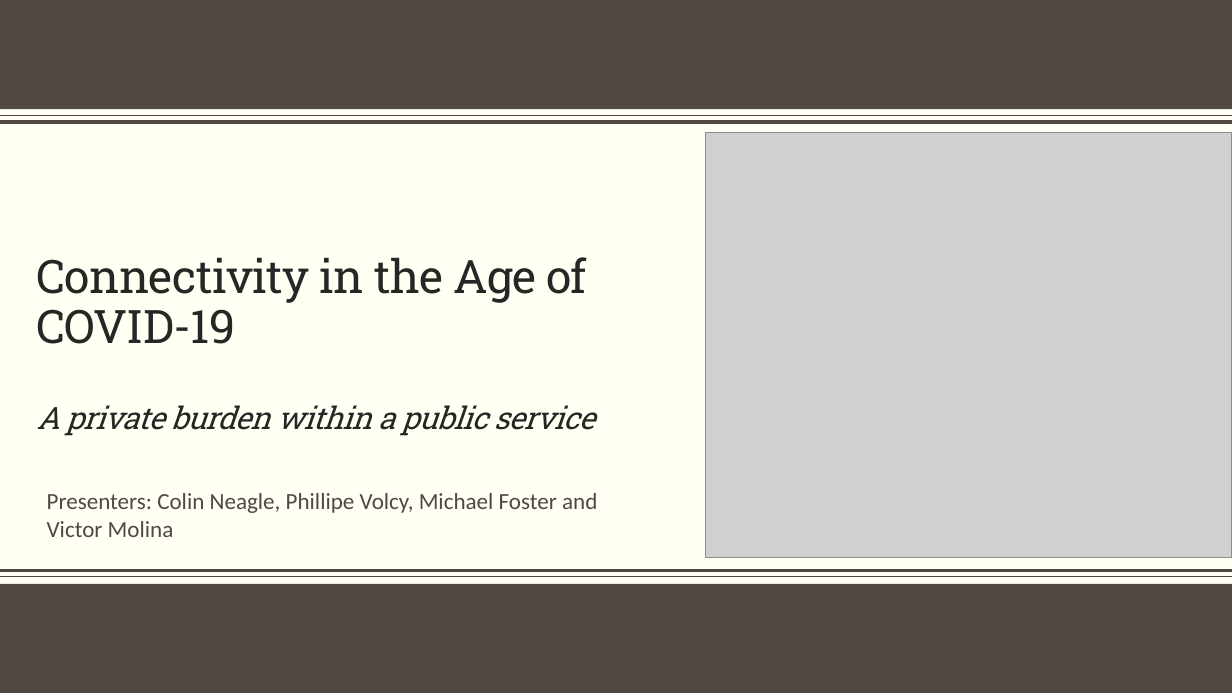
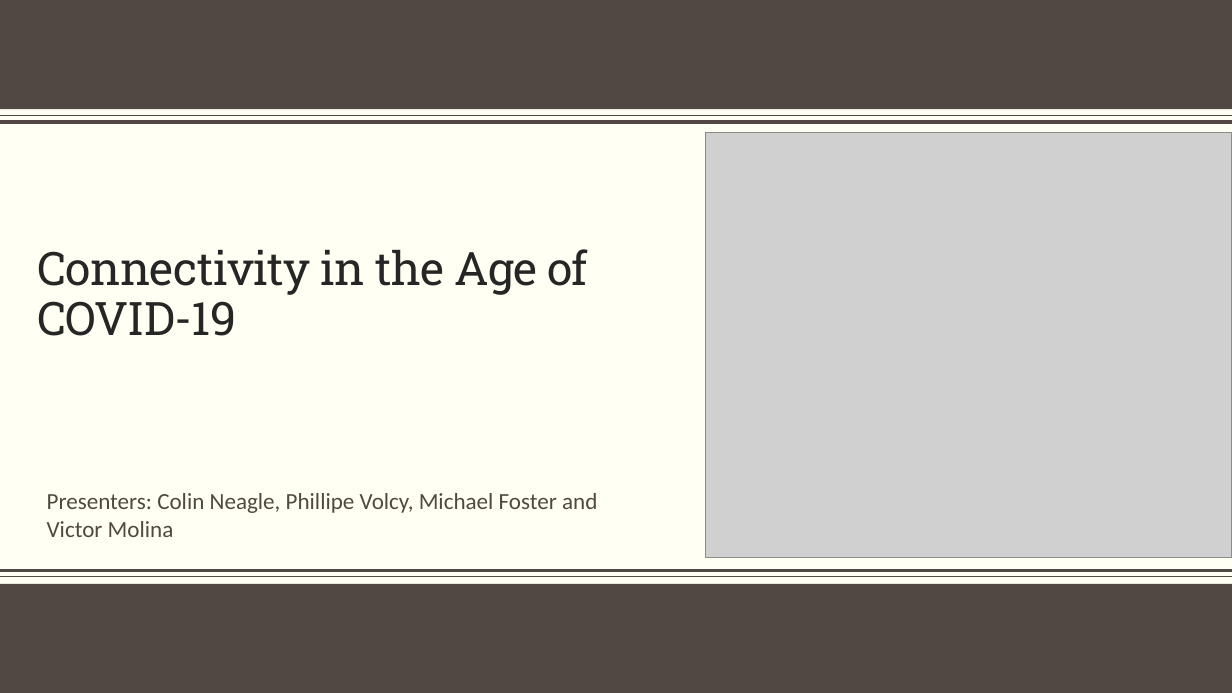
Before and after one commit to vsmolina/fiber_group, a slide deck: slide 1 of reports/Fiber_Group_Presenetation.pptx. Drawn at 1232x693 pixels with LibreOffice and Linux fonts; fonts in the diff are those of the drawing; grey boxes stand for pictures; background and template pictures are left out. Boxes give left, top, right and bottom in pixels: in the first picture for what was removed or moved away, otherwise in the second. Text is boxed around its words. In the diff, an @@ line names an element or a change of style, - is before the commit and + after.

Commit message:
cn

```diff
--- a/reports/Fiber_Group_Presenetation.pptx
+++ b/reports/Fiber_Group_Presenetation.pptx
@@ title at box(38, 249, 588, 336): text changed; size 24 to 36 pt; italic off @@
-Connectivity in the Age of COVID-19
-A private burden within a public service
+Connectivity in the Age of COVID-19
```
